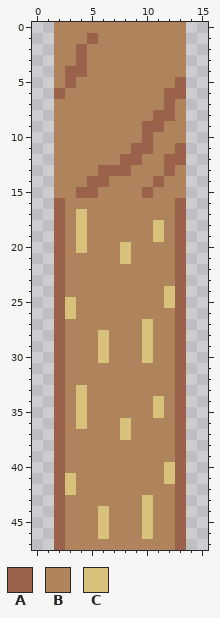
Pixel-art sprite: media/tree_stacked.png. Above, as it was before the edit.
The file is 16x48 pixels. Colours within 5 levels of each other are drawn and written as one.
Palette (. is transparent): A #9a624a  B #af835b  C #d7c17b
Pixels before, first column x 2:
 0 BBBBBBBBBBBB
 1 BBBABBBBBBBB
 2 BBABBBBBBBBB
 3 BBABBBBBBBBB
 4 BAABBBBBBBBB
 5 BABBBBBBBBBA
 6 ABBBBBBBBBAA
 7 BBBBBBBBBBAB
 8 BBBBBBBBBAAB
 9 BBBBBBBBAABB
10 BBBBBBBBABBB
11 BBBBBBBAABBA
12 BBBBBBAABBAA
13 BBBBAAABBBAB
14 BBBAABBBBABB
15 BBAABBBBABBB
16 ABBBBBBBBBBA
17 ABCBBBBBBBBA
18 ABCBBBBBBCBA
19 ABCBBBBBBCBA
20 ABCBBBCBBBBA
21 ABBBBBCBBBBA
22 ABBBBBBBBBBA
23 ABBBBBBBBBBA
24 ABBBBBBBBBCA
25 ACBBBBBBBBCA
26 ACBBBBBBBBBA
27 ABBBBBBBCBBA
28 ABBBCBBBCBBA
29 ABBBCBBBCBBA
30 ABBBCBBBCBBA
31 ABBBBBBBBBBA
32 ABBBBBBBBBBA
33 ABCBBBBBBBBA
34 ABCBBBBBBCBA
35 ABCBBBBBBCBA
36 ABCBBBCBBBBA
37 ABBBBBCBBBBA
38 ABBBBBBBBBBA
39 ABBBBBBBBBBA
40 ABBBBBBBBBCA
41 ACBBBBBBBBCA
42 ACBBBBBBBBBA
43 ABBBBBBBCBBA
44 ABBBCBBBCBBA
45 ABBBCBBBCBBA
46 ABBBCBBBCBBA
47 ABBBBBBBBBBA
After:
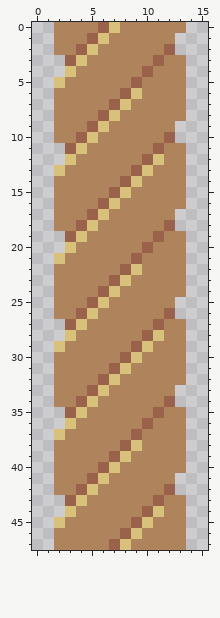
The edit:
Changed rows in their new state; - is an unchanged pixel.
first column x 2:
 0 ----AC------
 1 ----C------.
 2 ---C------A.
 3 .AC------A--
 4 .CB-----A---
 5 CB-----A---B
 6 B-----AC--BB
 7 -----AC---B-
 8 ----AC---BB-
 9 ---AC---BB-.
10 --AC----B-A.
11 .AC----BBA-B
12 .C----BBACBB
13 C---BBBAC-B-
14 ---BB-AC-B--
15 --BB-AC-B---
16 B---AC-----B
17 B-BAC------.
18 B-AC-----BA.
19 .A-------A-B
20 .CB---B-A--B
21 C-----BA---B
22 B-----AC---B
23 B----AC----B
24 B---AC----BB
25 BB-AC-----B.
26 BBAC------A.
27 .AC-----BA-B
28 .C--B---AC-B
29 C---B--A---B
30 B---B-ACB--B
31 B----AC----B
32 B---AC-----B
33 B-BAC------.
34 B-AC-----BA.
35 .A-------A-B
36 .CB---B-A--B
37 C-----BA---B
38 B-----AC---B
39 B----AC----B
40 B---AC----BB
41 BB-AC-----B.
42 BBAC------A.
43 .AC-----BA-B
44 .C--B---AC-B
45 C---B--A---B
46 B---B-ACB--B
47 B----AC----B
Boxes around the changes in both pictures, in picture pixels (x1, y1, x2, y2):
changed: (54, 22, 186, 550)
